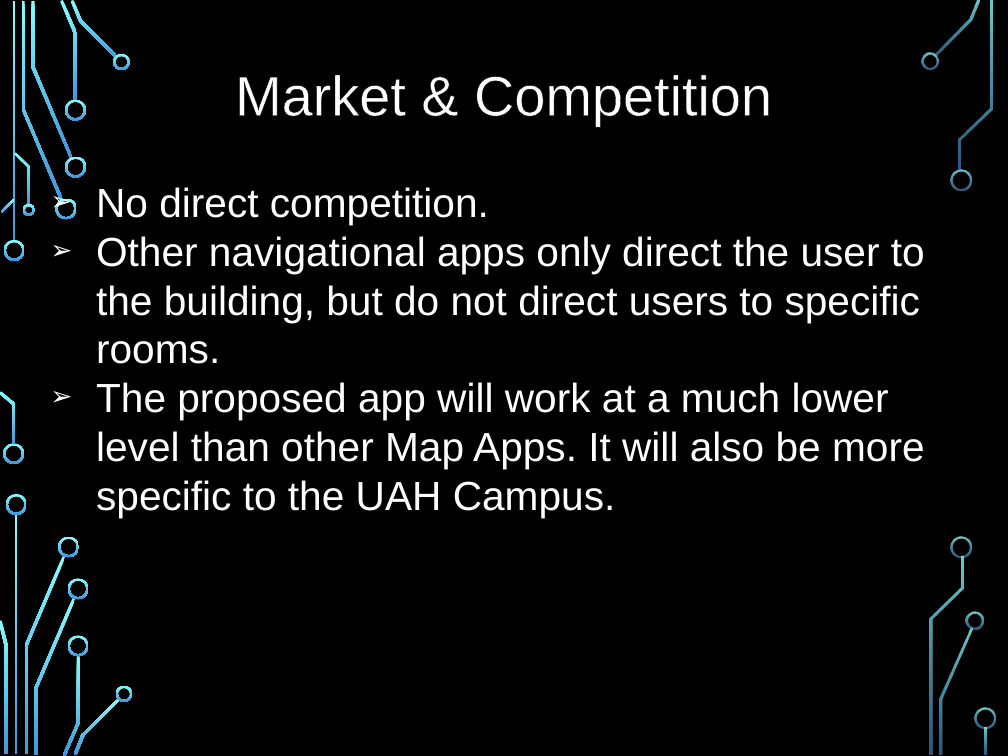
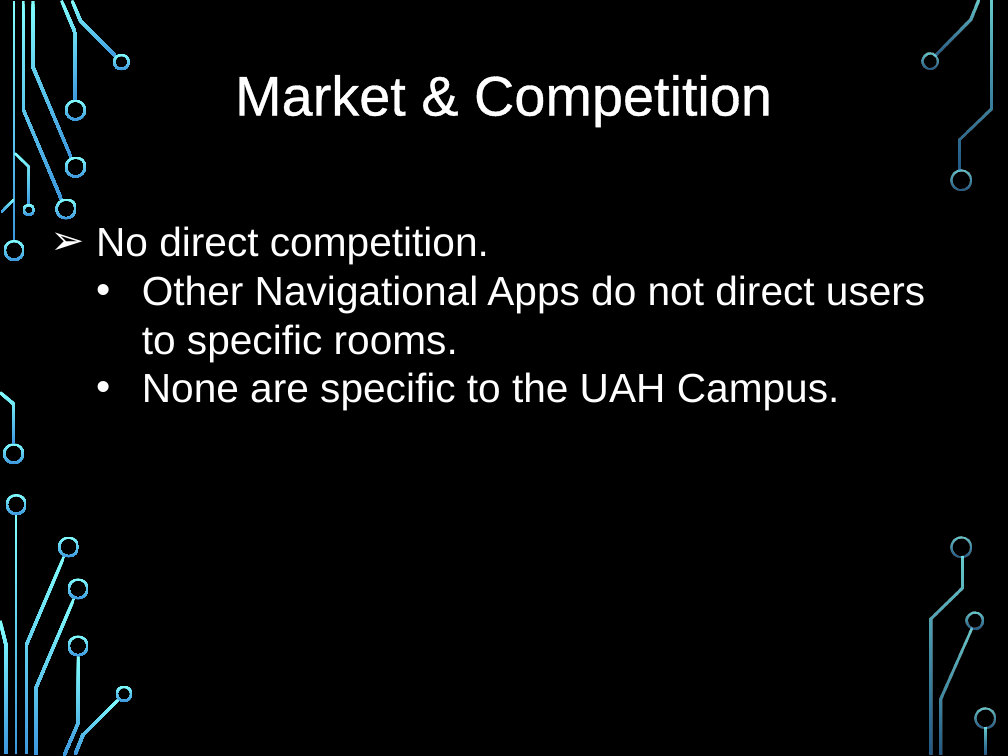
Before and after one commit to jaap15/UAH_APP, a slide deck: slide 8 of CPE495 Slides.pptx (slide 9 before the commit). Drawn at 1008x756 pixels with LibreOffice and Linux fonts; fonts in the diff are those of the drawing; background and template pictures are left out. Boxes give left, top, right and bottom in pixels: in the first picture for what was removed or moved away, otherwise in the second. Text is boxed around its words. In the diff, an @@ line names an element or a change of style, - is before the commit and + after.

```diff
--- a/CPE495 Slides.pptx
+++ b/CPE495 Slides.pptx
@@ text "Market & Competition" at [235, 75, 772, 125]: letter outline #000000 0.75 pt to #FFFFFF 0.75 pt @@
@@ text "No direct competition.": place and size @@
-text "No direct competition." at [96, 187, 925, 517]
+text "No direct competition." at [96, 226, 925, 410]
@@ text at [142, 275, 925, 410]: text changed @@
-➢ Other navigational apps only direct the user to the building, but do not direct users to specific rooms.
-➢ The proposed app will work at a much lower level than other Map Apps. It will also be more specific to the UAH Campus.
+  • Other Navigational Apps do not direct users to specific rooms.
+  • None are specific to the UAH Campus.
```
Also in this commit, not shown: 17 other slides changed, 3 slides added, 4 slides removed.
